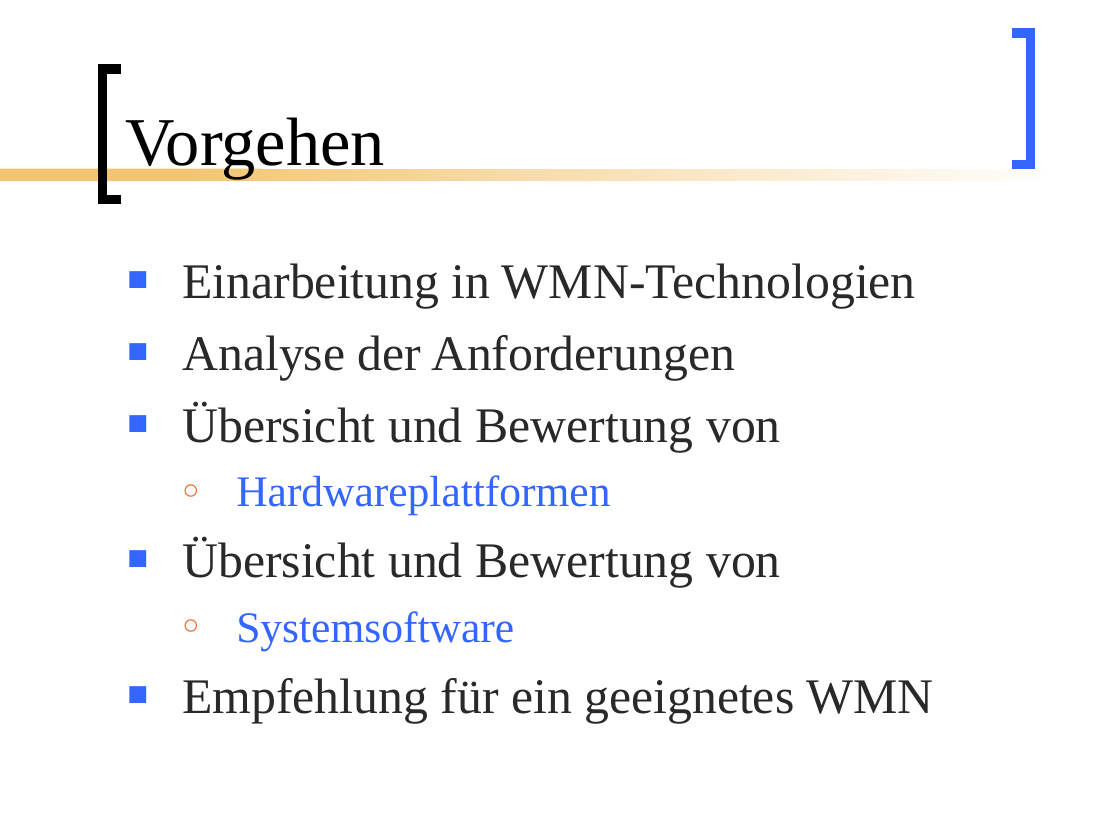
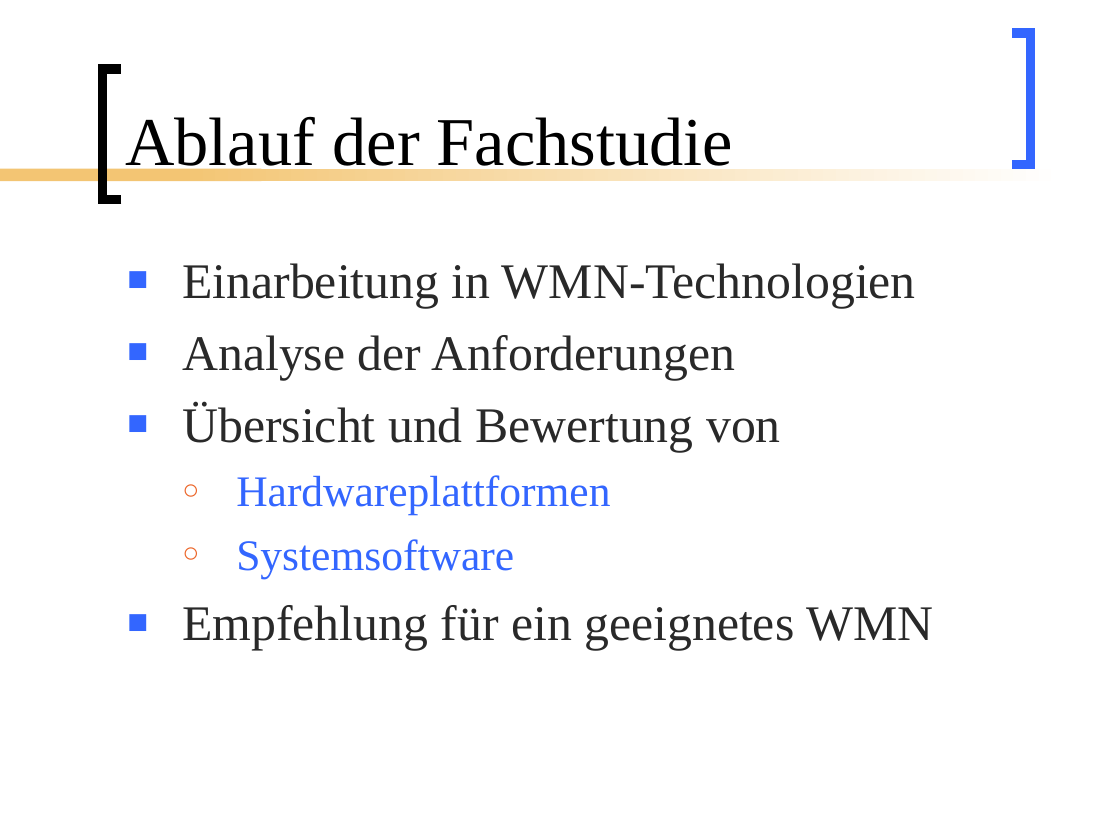
Before and after one commit to BackupTheBerlios/mesh2nexus-svn, a slide deck: slide 4 of documents/folien/Mesh_Vortrag.ppt. Drawn at 1120x840 pixels with LibreOffice and Linux fonts; fonts in the diff are those of the drawing. Boxes give left, top, right and bottom in pixels: in the first picture for what was removed or moved away, otherwise in the second. Text is boxed around its words. In the diff, an @@ line names an element or a change of style, - is before the commit and + after.

```diff
--- a/documents/folien/Mesh_Vortrag.ppt
+++ b/documents/folien/Mesh_Vortrag.ppt
@@ title at (125,117,733,179): text changed @@
-Vorgehen
+Ablauf der Fachstudie
@@ text at (182,538,781,587): paragraph removed @@
-■ Übersicht und Bewertung von
```
Also in this commit, not shown: 14 other slides changed, 1 slide removed.
